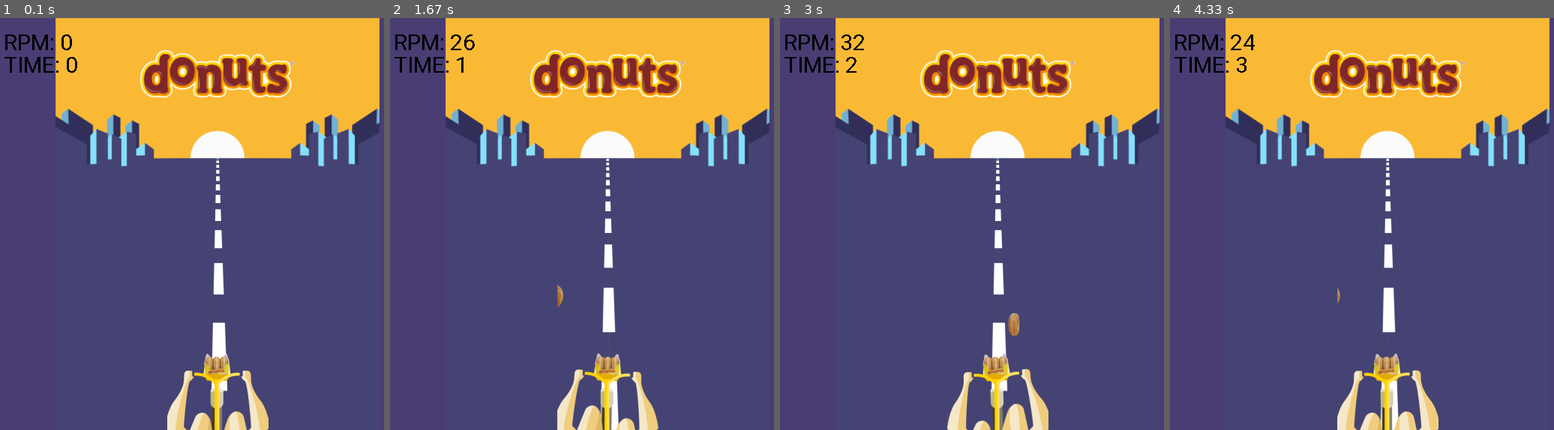
Above: before the commit, frames 1-4 (left to right).
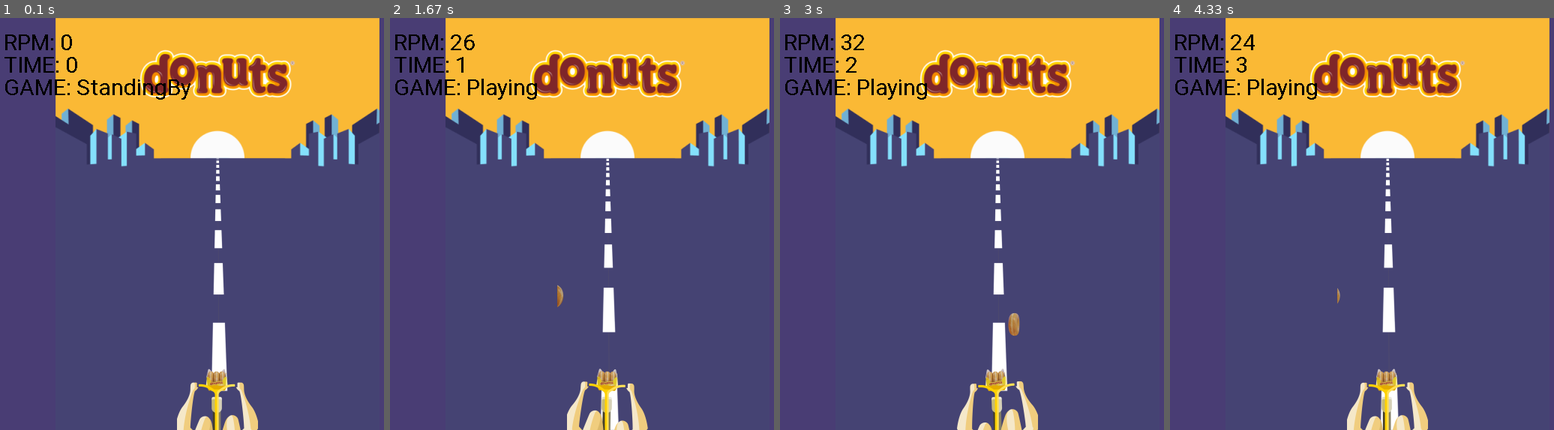
Above: after the commit, the same moments.

Repository: ibandominguez/pygame
Game: pygame game, started from game.py
Same seed, same stepped clock (60 frames per second), same inputs: the game is played once before the commit and once after it.
Inputs:
- Up to frame 1 (0.1 s): no input
- Up to frame 2 (1.67 s): hold Up 0.33-0.8 s; hold Down 0.83-1.13 s; hold Up 1.17-1.53 s; hold Down from 1.57 s (still down)
- Up to frame 3 (3 s): release Down at 1.93 s; hold Up 1.97-2.27 s; hold Down 2.3-2.6 s; hold Up from 2.63 s (still down)
- Up to frame 4 (4.33 s): release Up at 3 s; hold Down 3.03-3.4 s; hold Up 3.43-3.73 s; hold Down 3.77-4.07 s; hold Up from 4.1 s (still down)

The runs differ from the first frame. In frame 1, 3.0% of the frame differs, in the area x 1-70%, y 14-100%; in frame 2, 2.8%; in frame 3, 2.8%; in frame 4, 2.8%.

Commit message:
SpriteSheets

Diff:
--- a/controller.py
+++ b/controller.py
@@ -3,8 +3,8 @@
 
 class Controller():
 
-    GAME_DURATION = 45
-    GAME_RESUMING = 15
+    GAME_DURATION = 15
+    GAME_RESUMING = 5
 
     def __init__(self):
         self.started_at = None
@@ -25,10 +25,16 @@
         return self.started_at != None and self.get_time() > 0 and self.get_time() < self.GAME_DURATION
 
     def is_resuming(self):
-        return self.started_at != None and self.get_time() >= self.GAME_DURATION and self.get_time() <= self.GAME_RESUMING
+        return self.started_at != None and self.get_time() >= self.GAME_DURATION and self.get_time() <= (self.GAME_DURATION + self.GAME_RESUMING)
 
     def is_standing_by(self):
         return self.started_at == None
 
     def is_finished(self):
         return self.get_time() > (self.GAME_DURATION + self.GAME_RESUMING)
+
+    def get_state(self):
+        if self.is_playing(): return 'Playing'
+        if self.is_resuming(): return 'Resuming'
+        if self.is_standing_by(): return 'StandingBy'
+        if self.is_finished(): return 'Finished'
--- a/game.py
+++ b/game.py
@@ -26,7 +26,7 @@
 background = pygame.image.load('./assets/background.png').convert_alpha()
 debug_text = pygame.font.SysFont('Roboto', 30)
 road = Sprite(file_path='./assets/road.png', width=270, height=480, x=constants.WIDTH / 2, y=550, frames_count=34).set_animation_speed(35)
-bike = Sprite(file_path='./assets/bike.png', width=135, height=115, x=constants.WIDTH / 2, y=constants.HEIGHT, frames_count=25)
+bike = Sprite(file_path='./assets/bike.png', width=108, height=192, x=constants.WIDTH / 2, y=constants.HEIGHT, frames_count=50)
 donuts = Sprite(file_path='./assets/donuts.png', width=135, height=240, x=constants.WIDTH / 2, y=constants.HEIGHT, frames_count=50).set_animation_speed(35)
 
 sprites = pygame.sprite.Group()
@@ -35,12 +35,6 @@
 
 while running:
     clock.tick(constants.FPS)
-
-    """
-    RPM simulation
-    """
-    # if rpm > 200: rpm = 0
-    # else: rpm += 1
 
     """
     KeyControl
@@ -57,14 +51,22 @@
     elif game_controller.is_playing():
         pass
     elif game_controller.is_resuming():
-        pass
+        if rpm > 0: rpm -= 10
     elif game_controller.is_finished():
+        rpm = 0
         game_controller.end()
 
+    """
+    Handle Pygame Events
+    """
     for event in pygame.event.get():
         if event.type == pygame.QUIT:
             running = False
 
+    """
+    Screen updates
+    Sprites actions
+    """
     road.set_animation_speed(rpm)
     bike.set_animation_speed(rpm)
 
@@ -72,6 +74,7 @@
     screen.blit(background, ((constants.WIDTH / 2) - 216, 0))
     screen.blit(debug_text.render("RPM: {}".format(rpm), False, (0, 0, 0)), (15, 15))
     screen.blit(debug_text.render("TIME: {}".format(game_controller.get_time()), False, (0, 0, 0)), (15, 45))
+    screen.blit(debug_text.render("GAME: {}".format(game_controller.get_state()), False, (0, 0, 0)), (15, 75))
 
     sprites.update()
     sprites.draw(screen)
Binary file changed: assets/bike.png
